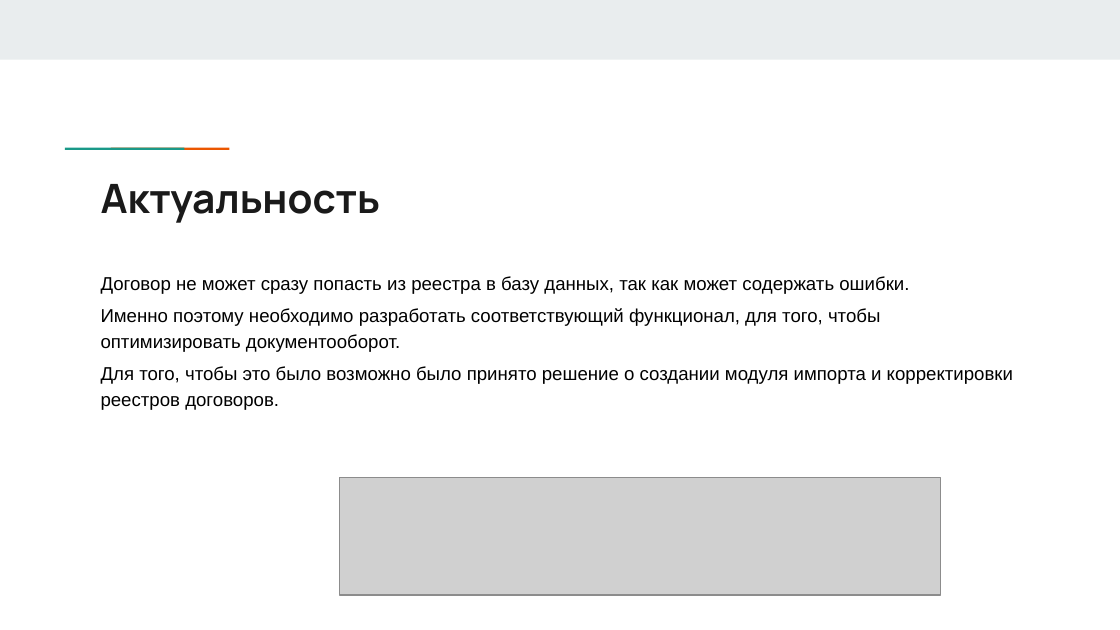
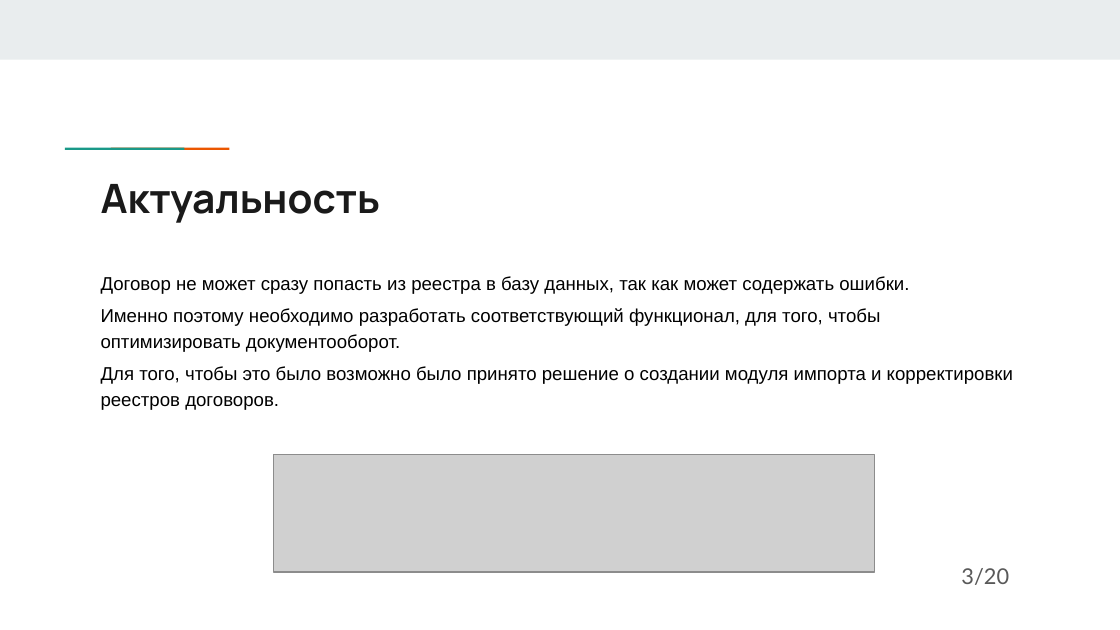
Before and after one commit to DaNkOMeN/MyDiplom, a slide deck: slide 4 of Последняя версия презентации.pptx. Drawn at 1120x630 pixels with LibreOffice and Linux fonts; fonts in the diff are those of the drawing; grey boxes stand for pictures. Boxes give left, top, right and bottom in pixels: in the first picture for what was removed or moved away, otherwise in the second. Text is boxed around its words. In the diff, an @@ line names an element or a change of style, - is before the commit and + after.

```diff
--- a/Последняя версия презентации.pptx
+++ b/Последняя версия презентации.pptx
@@ picture: place and size @@
-picture at <box>339,477,940,595</box>
+picture at <box>273,455,874,572</box>
@@ text added at <box>961,568,1009,585</box>, 14 pt, text #595959 @@
+3/20
```
Also in this commit, not shown: 16 other slides changed, 3 slides added, 2 slides removed, 3 other files.
